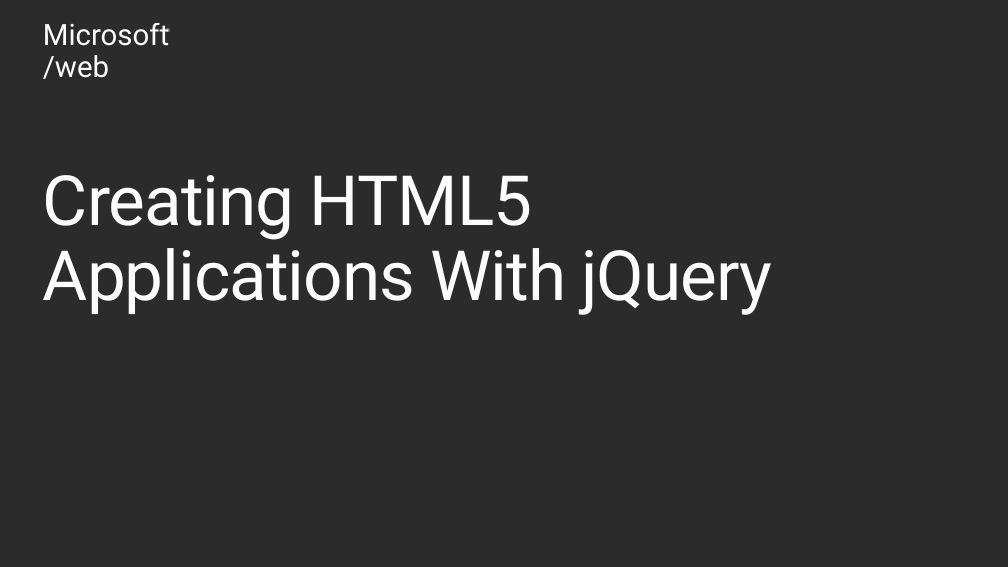
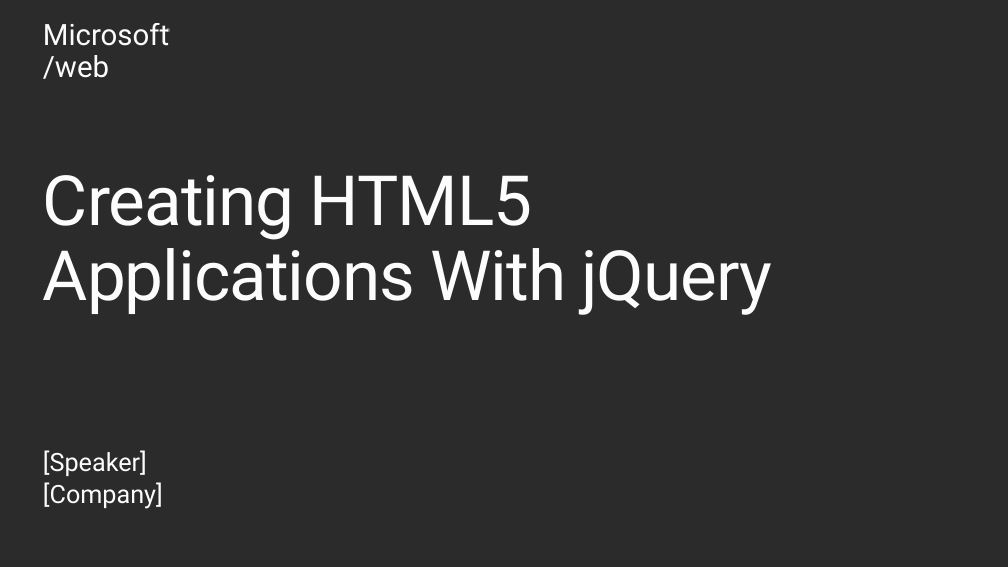
Before and after one commit to Microsoft-Web/PRESENTATION-HTML5andjQuery, a slide deck: slide 2 of HTML5andjQuery.pptx. Drawn at 1008x567 pixels with LibreOffice and Linux fonts; fonts in the diff are those of the drawing; background and template pictures are left out; a plain dark background stands for a picture behind light text. Boxes give left, top, right and bottom in pixels: in the first picture for what was removed or moved away, otherwise in the second. Text is boxed around its words. In the diff, an @@ line names an element or a change of style, - is before the commit and + after.

```diff
--- a/HTML5andjQuery.pptx
+++ b/HTML5andjQuery.pptx
@@ text added at (43, 450, 163, 509), 24 pt, text #FFFFFF at 98% opacity @@
+[Speaker]
+[Company]
```
Also in this commit, not shown: 1 other slide changed.
